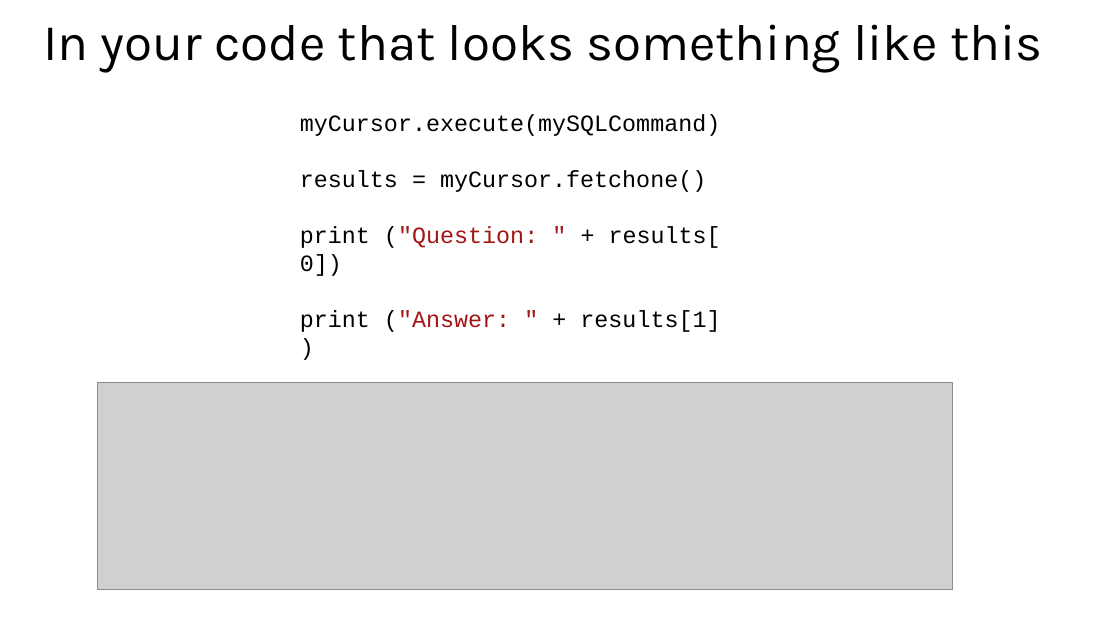
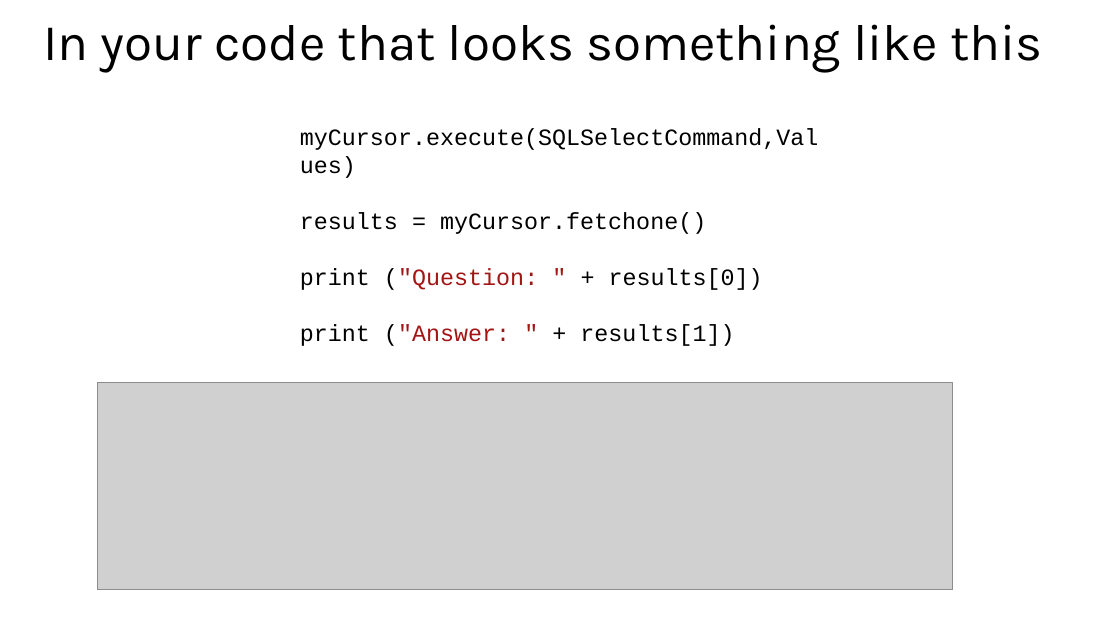
Before and after one commit to mkscala/AdvancedFlask, a slide deck: slide 26 of Slides/Module 4 - Python to databases.pptx. Drawn at 1120x630 pixels with LibreOffice and Linux fonts; fonts in the diff are those of the drawing; grey boxes stand for pictures. Boxes give left, top, right and bottom in pixels: in the first picture for what was removed or moved away, otherwise in the second. Text is boxed around its words. In the diff, an @@ line names an element or a change of style, - is before the commit and + after.

```diff
--- a/Slides/Module 4 - Python to databases.pptx
+++ b/Slides/Module 4 - Python to databases.pptx
@@ text at (300, 128, 819, 150): text changed @@
-myCursor.execute(mySQLCommand)
+myCursor.execute(SQLSelectCommand,Values)
```
Also in this commit, not shown: 4 other slides changed.
